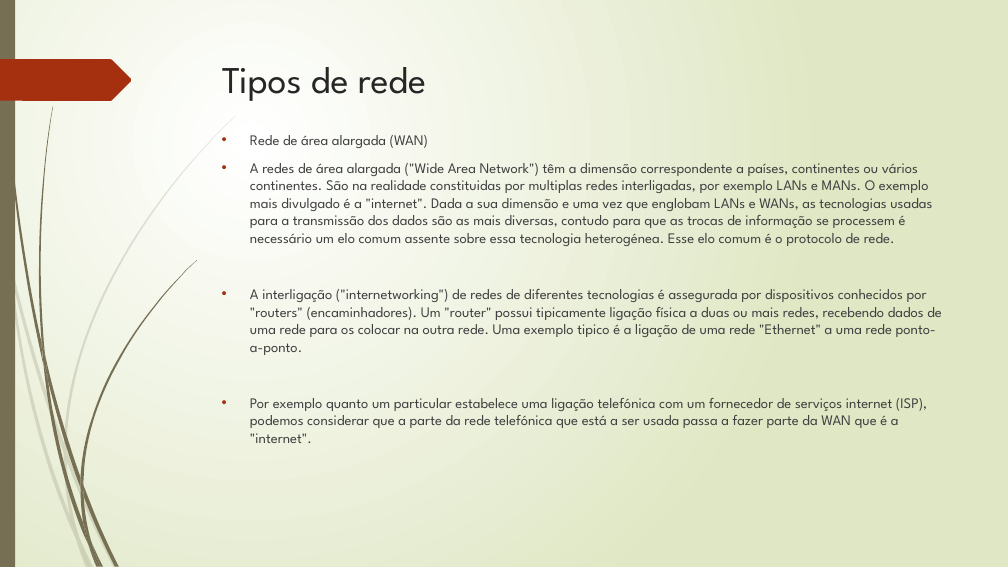
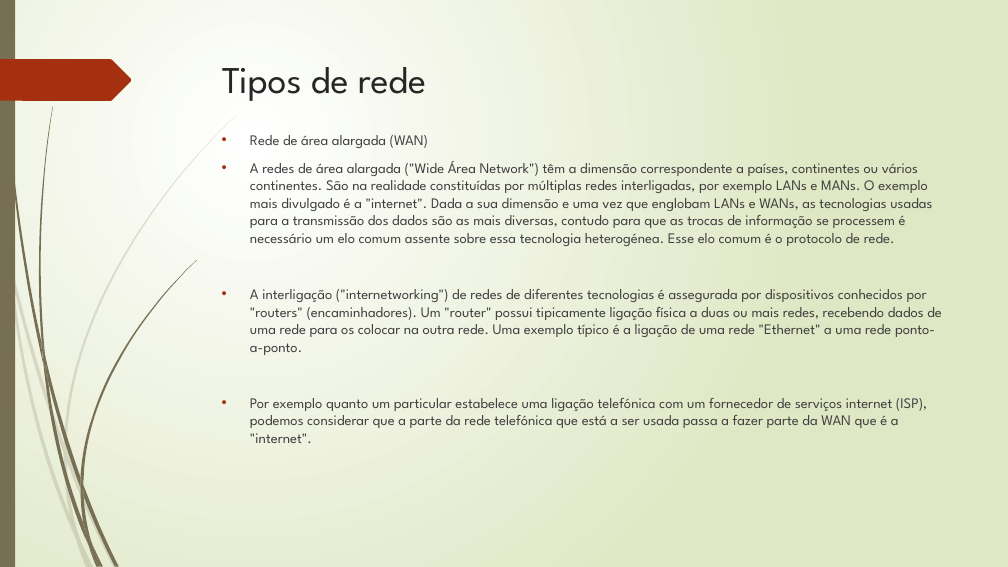
Before and after one commit to paulorenatofernandesmorgado/paulo, a slide deck: slide 13 of Tipos de redes trabalho paulomorgado.pptx. Drawn at 1008x567 pixels with LibreOffice and Linux fonts; fonts in the diff are those of the drawing. Boxes give left, top, right and bottom in pixels: in the first picture for what was removed or moved away, otherwise in the second. Text is boxed around its words. In the diff, an @@ line names an element or a change of style, - is before the commit and + after.

```diff
--- a/Tipos de redes trabalho paulomorgado.pptx
+++ b/Tipos de redes trabalho paulomorgado.pptx
@@ text at (x1=250, y1=161, x2=941, y2=355): text changed @@
-• A redes de área alargada ("Wide Area Network") têm a dimensão correspondente a países, continentes ou vários continentes. São na realidade constituidas por multiplas redes interligadas, por exemplo LANs e MANs. O exemplo mais divulgado é a "internet". Dada a sua dimensão e uma vez que englobam LANs e WANs, as tecnologias usadas para a transmissão dos dados são as mais diversas, contudo para que as trocas de informação se processem é necessário um elo comum assente sobre essa tecnologia heterogénea. Esse elo comum é o protocolo de rede.
-• A interligação ("internetworking") de redes de diferentes tecnologias é assegurada por dispositivos conhecidos por "routers" (encaminhadores). Um "router" possui tipicamente ligação física a duas ou mais redes, recebendo dados de uma rede para os colocar na outra rede. Uma exemplo tipico é a ligação de uma rede "Ethernet" a uma rede ponto-a-ponto.
+• A redes de área alargada ("Wide Área Network") têm a dimensão correspondente a países, continentes ou vários continentes. São na realidade constituídas por múltiplas redes interligadas, por exemplo LANs e MANs. O exemplo mais divulgado é a "internet". Dada a sua dimensão e uma vez que englobam LANs e WANs, as tecnologias usadas para a transmissão dos dados são as mais diversas, contudo para que as trocas de informação se processem é necessário um elo comum assente sobre essa tecnologia heterogénea. Esse elo comum é o protocolo de rede.
+• A interligação ("internetworking") de redes de diferentes tecnologias é assegurada por dispositivos conhecidos por "routers" (encaminhadores). Um "router" possui tipicamente ligação física a duas ou mais redes, recebendo dados de uma rede para os colocar na outra rede. Uma exemplo típico é a ligação de uma rede "Ethernet" a uma rede ponto-a-ponto.
```
Also in this commit, not shown: 7 other slides changed, 1 other file.
